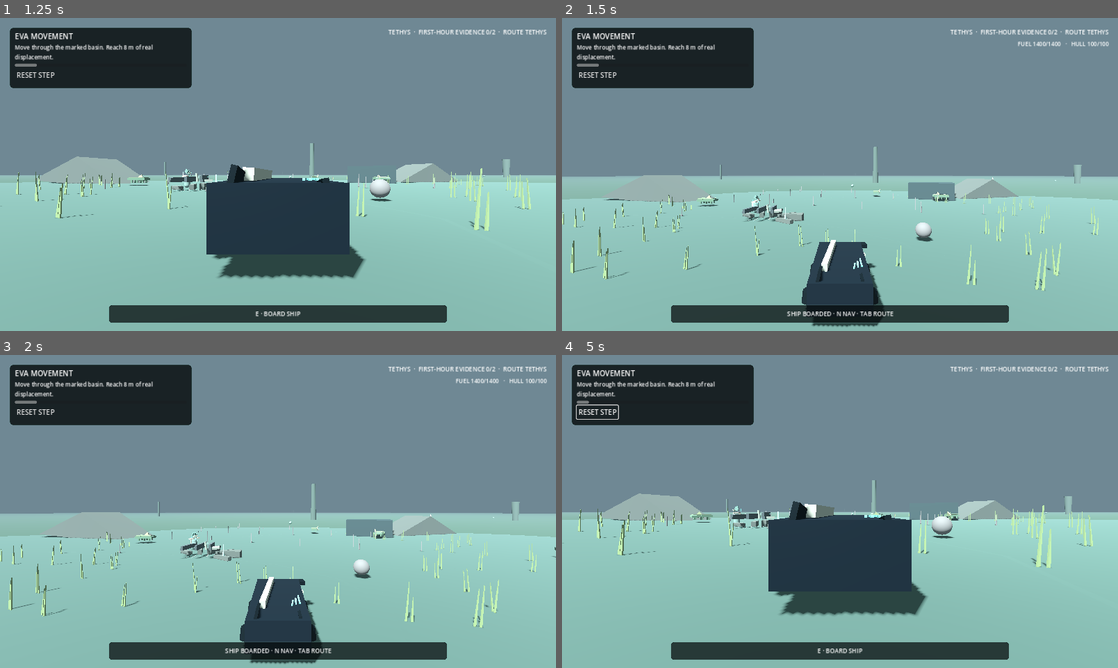
Above: before the commit, frames 1-4 (two rows, left to right).
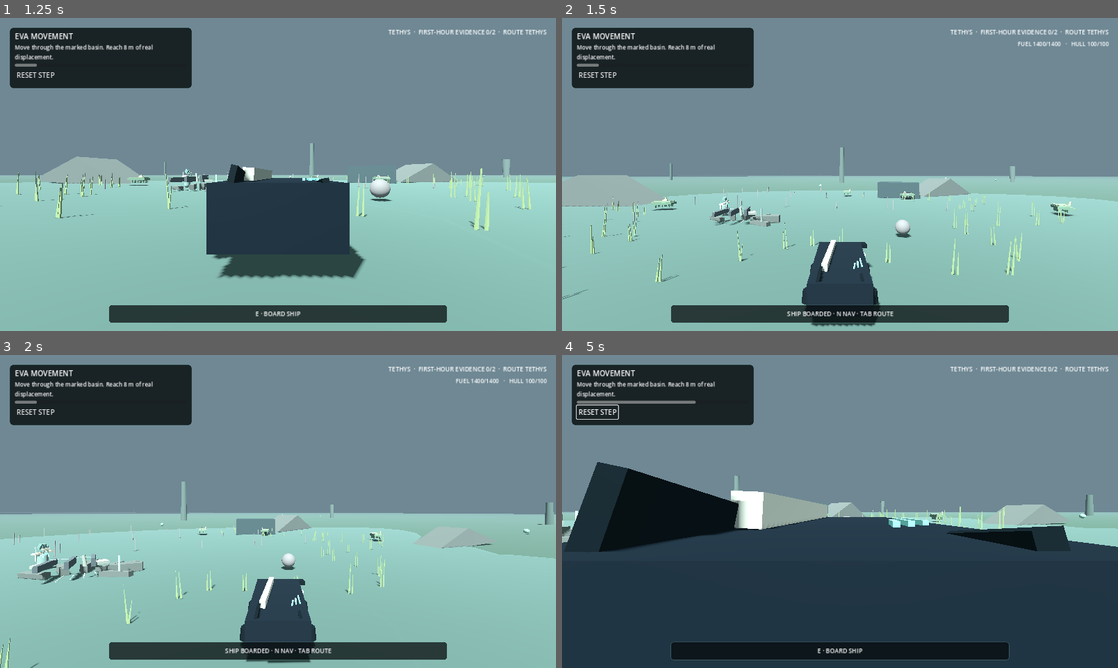
Above: after the commit, the same moments.

Repository: Islandyout/pale-signal
Game: Godot game, scene res://scenes/main.tscn
Same seed, same stepped clock (60 frames per second), same inputs: the game is played once before the commit and once after it.
Inputs (mouse positions are in pixels of both pictures, inside the frame that each line leads up to):
- Up to frame 1 (1.25 s): click "SKIP CUTSCENE" at 0.5 s
- Up to frame 2 (1.5 s): tap Enter at 1.25 s; move the mouse to (962, 158) at 1.27 s; hold D (move_right) from 1.28 s (still down); hold E (interact) from 1.28 s (still down); click (962, 158) at 1.42 s
- Up to frame 3 (2 s): keep holding D (move_right); keep holding E (interact); tap Space (jump) at 1.52 s
- Up to frame 4 (5 s): move the mouse to (812, 511) at 2.02 s; release D (move_right) at 2.03 s; release E (interact) at 2.03 s; hold W (move_forward) 2.03-3.5 s; tap N (nav_toggle) at 2.1 s; tap Space (jump) at 2.27 s; tap F3 (tutorial_reset) at 2.75 s; move the mouse to (851, 505) at 2.77 s; hold F (scan) 2.78-3.5 s; click "RESET STEP" at 3.5 s; move the mouse to (834, 517) at 4.27 s; hold W (move_forward) from 4.28 s (still down); tap E (interact) at 4.35 s; click (834, 517) at 4.42 s

Frame 1 is identical in both runs. In frame 2, 5.3% of the frame differs, in the area x 0-100%, y 41-99%; in frame 3, 7.0%; in frame 4, 46%, in the area x 0-100%, y 14-100%.
Error after the commit: Parse Error: Cannot infer the type of "in_safe_area" variable because the value doesn't have a set type. (res://scripts/mobile_controls.gd:69)

Commit message:
Respect Android safe areas in touch controls

Diff:
--- a/reboot/scripts/mobile_controls.gd
+++ b/reboot/scripts/mobile_controls.gd
@@ -5,6 +5,7 @@
 
 const BUTTON_REFERENCE_VIEWPORT := Vector2(760.0, 420.0)
 const MIN_BUTTON_SCALE := 0.68
+const SAFE_EDGE_PADDING := 10.0
 
 var mode := "eva"
 var left_touch := -1
@@ -57,15 +58,21 @@
 func _unhandled_input(event: InputEvent) -> void:
 	if not visible: return
 	var size: Vector2 = get_viewport_rect().size
+	var insets := _current_safe_insets(size)
 	var left_limit := _left_region_limit(size)
+	var safe_left := insets.x
+	var safe_top := insets.y
+	var safe_right := size.x - insets.z
+	var safe_bottom := size.y - insets.w
 	if event is InputEventScreenTouch:
 		if event.pressed:
-			if event.position.x < left_limit and event.position.y > size.y * 0.38 and left_touch < 0:
+			var in_safe_area := event.position.x >= safe_left and event.position.x <= safe_right and event.position.y >= safe_top and event.position.y <= safe_bottom
+			if in_safe_area and event.position.x < left_limit and event.position.y > maxf(size.y * 0.38, safe_top) and left_touch < 0:
 				left_touch = event.index
 				left_origin = event.position
 				left_position = event.position
 				queue_redraw()
-			elif event.position.x >= left_limit and event.position.x < size.x * 0.80 and look_touch < 0:
+			elif in_safe_area and event.position.x >= left_limit and event.position.x < minf(size.x * 0.80, safe_right) and look_touch < 0:
 				look_touch = event.index
 				look_last = event.position
 		else:
@@ -92,22 +99,52 @@
 		return 1.0
 	return clampf(minf(size.x / BUTTON_REFERENCE_VIEWPORT.x, size.y / BUTTON_REFERENCE_VIEWPORT.y), MIN_BUTTON_SCALE, 1.0)
 
+func _safe_insets_for_layout(viewport_size: Vector2, safe_area: Rect2i, display_size: Vector2i) -> Vector4:
+	# DisplayServer reports Android/iOS safe areas in physical display pixels.
+	# Convert those edge insets into the current Godot viewport coordinate space
+	# so controls remain clear of notches and system gesture regions even when
+	# stretch scaling differs from the device's native resolution.
+	if viewport_size.x <= 0.0 or viewport_size.y <= 0.0 or display_size.x <= 0 or display_size.y <= 0:
+		return Vector4.ZERO
+	if safe_area.size.x <= 0 or safe_area.size.y <= 0:
+		return Vector4.ZERO
+	var scale := Vector2(viewport_size.x / float(display_size.x), viewport_size.y / float(display_size.y))
+	var left := maxf(float(safe_area.position.x), 0.0) * scale.x
+	var top := maxf(float(safe_area.position.y), 0.0) * scale.y
+	var right_px := maxf(float(display_size.x - safe_area.end.x), 0.0)
+	var bottom_px := maxf(float(display_size.y - safe_area.end.y), 0.0)
+	return Vector4(left, top, right_px * scale.x, bottom_px * scale.y)
+
+func _current_safe_insets(viewport_size: Vector2) -> Vector4:
+	if not DisplayServer.is_touchscreen_available():
+		return Vector4.ZERO
+	var safe_area := DisplayServer.get_display_safe_area()
+	var display_size := DisplayServer.screen_get_size()
+	var insets := _safe_insets_for_layout(viewport_size, safe_area, display_size)
+	if insets == Vector4.ZERO:
+		return insets
+	return Vector4(insets.x + SAFE_EDGE_PADDING, insets.y + SAFE_EDGE_PADDING, insets.z + SAFE_EDGE_PADDING, insets.w + SAFE_EDGE_PADDING)
+
 func _left_region_limit(size: Vector2) -> float:
 	# Preserve a dedicated movement/steering region without letting its initial
 	# touch claim extend underneath the left-most roll column on narrow screens.
 	var scale := _button_scale_for_viewport(size)
-	var roll_column_left := size.x - 308.0 * scale
-	return maxf(96.0, minf(size.x * 0.43, roll_column_left - 12.0))
+	var insets := _current_safe_insets(size)
+	var roll_column_left := size.x - insets.z - 308.0 * scale
+	return maxf(insets.x + 96.0, minf(size.x * 0.43, roll_column_left - 12.0))
 
 func _layout_buttons() -> void:
-	if _buttons.is_empty():
-		return
-	var scale := _button_scale_for_viewport(get_viewport_rect().size)
+	var size := get_viewport_rect().size
+	var scale := _button_scale_for_viewport(size)
+	var insets := _current_safe_insets(size)
 	for item in _buttons:
 		var button: Button = item.button
 		var base_offset: Vector2 = item.offset
 		button.custom_minimum_size = Vector2(92.0, 56.0) * scale
-		button.position = base_offset * scale
+		button.position = base_offset * scale - Vector2(insets.z, insets.w)
+	if is_instance_valid(_cutscene_skip_button):
+		_cutscene_skip_button.custom_minimum_size = Vector2(112.0, 58.0) * scale
+		_cutscene_skip_button.position = Vector2(-132.0 * scale - insets.z, 20.0 * scale + insets.y)
 
 func _update_left_actions() -> void:
 	var v: Vector2 = (left_position - left_origin) / stick_radius
@@ -172,6 +209,7 @@
 	# MobileControls during cinematics; the viewport-root button remains usable.
 	get_tree().root.add_child.call_deferred(button)
 	_cutscene_skip_button = button
+	_layout_buttons.call_deferred()
 
 func _new_button(label: String, offset: Vector2) -> Button:
 	var b := Button.new()
